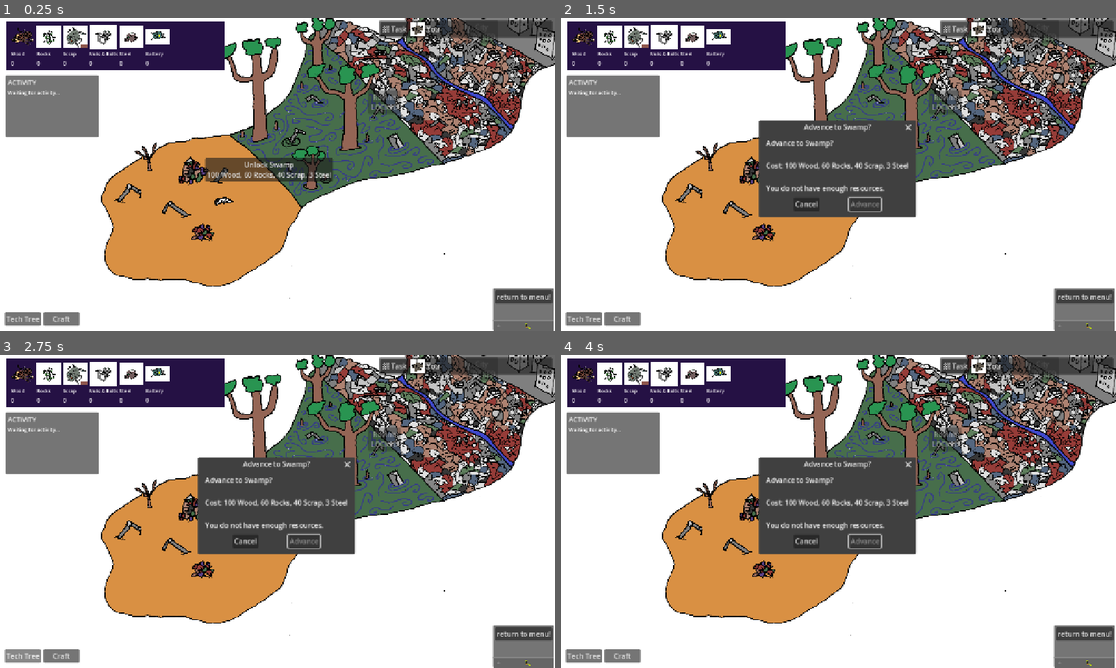
Above: before the commit, frames 1-4 (two rows, left to right).
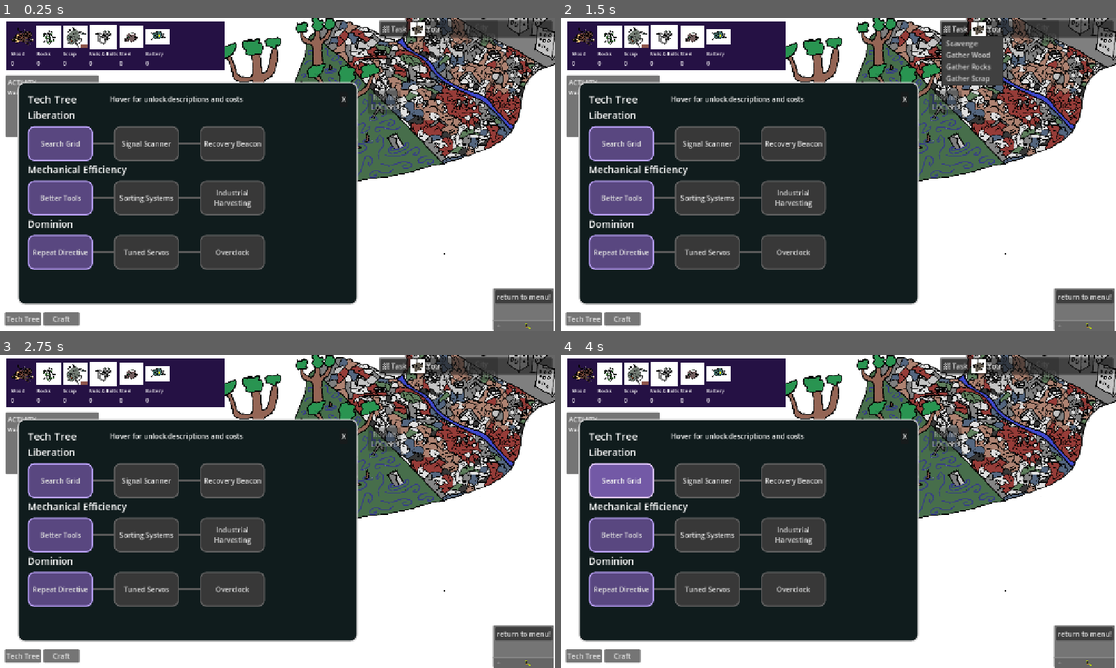
Above: after the commit, the same moments.

Repository: ChrstphrHll/brackeys2026.2
Game: Godot game, scene res://game.tscn
The game is run twice, just before and just after one commit, with the same random seed, the same clock (stepped at 60 frames per second) and the same inputs. The engine's default icon, where the game draws it, is replaced by a stand-in: a white triangle on a blue panel in a dark square.
Inputs (mouse positions are in pixels of both pictures, inside the frame that each line leads up to):
- Up to frame 1 (0.25 s): no input
- Up to frame 2 (1.5 s): click "Unlock Swamp 100 Wood, 60 Roc…" at 0.5 s; click "Task" at 1.25 s
- Up to frame 3 (2.75 s): click "Tech Tree" at 2 s
- Up to frame 4 (4 s): click "Craft" at 2.75 s; click (622, 480) at 3.5 s, where only the run after the commit has a clickable "Search Grid"

The runs differ from the first frame. In frame 1, 43% of the frame differs, in the area x 3-65%, y 20-92%; in frame 2, 43%, in the area x 3-80%, y 1-92%; in frame 3, 42%; in frame 4, 42%.

Commit message:
tool tip and selection

Diff:
--- a/ui/crafting_recipe.gd
+++ b/ui/crafting_recipe.gd
@@ -30,12 +30,11 @@
 		costs.add_child(instantiated_cost_helper)
 
 
-
 func _on_toggled(toggled_on):
 	if toggled_on:
+		print("its on now so were selectin", resource)
 		Events.select_recipe(resource)
-	else:
-		Events.select_recipe(null)
+	# TODO this needs to properly unselect but not urgent
 
 
 func _on_recipe_selected(resourceOrNull):
--- a/ui/crafting_recipe.tscn
+++ b/ui/crafting_recipe.tscn
@@ -3,9 +3,21 @@
 [ext_resource type="Script" uid="uid://cdsm27jtbrnin" path="res://ui/crafting_recipe.gd" id="1_0l2m5"]
 [ext_resource type="Texture2D" uid="uid://b58r61ks3ekh5" path="res://icon.svg" id="2_rlpvi"]
 
+[sub_resource type="StyleBoxFlat" id="StyleBoxFlat_rlpvi"]
+bg_color = Color(0.73864955, 0.5545487, 0.44607365, 1)
+
+[sub_resource type="StyleBoxFlat" id="StyleBoxFlat_2fidx"]
+bg_color = Color(0.81960785, 0.5529412, 0.44705883, 1)
+skew = Vector2(0.22, 0)
+border_width_left = 20
+border_color = Color(0.8509804, 0.45882353, 0.2509804, 1)
+
+[sub_resource type="StyleBoxFlat" id="StyleBoxFlat_8ollh"]
+bg_color = Color(0.8045867, 0.51798475, 0.3879766, 1)
+
 [node name="CraftingRecipe" type="Button" unique_id=2138880391]
 custom_minimum_size = Vector2(200, 80)
-custom_maximum_size = Vector2(200, 80)
+custom_maximum_size = Vector2(230, 80)
 propagate_maximum_size = true
 clip_contents = true
 anchors_preset = 15
@@ -19,6 +31,9 @@
 grow_vertical = 2
 size_flags_horizontal = 3
 size_flags_vertical = 3
+theme_override_styles/normal = SubResource("StyleBoxFlat_rlpvi")
+theme_override_styles/pressed = SubResource("StyleBoxFlat_2fidx")
+theme_override_styles/hover = SubResource("StyleBoxFlat_8ollh")
 toggle_mode = true
 script = ExtResource("1_0l2m5")
 resource = "battery"
--- a/ui/tech_tree_menu.tscn
+++ b/ui/tech_tree_menu.tscn
@@ -14,7 +14,6 @@
 corner_radius_bottom_left = 16
 
 [node name="TechTreeMenu" type="Control" unique_id=821310349]
-visible = false
 layout_mode = 3
 anchors_preset = 15
 anchor_right = 1.0
@@ -66,7 +65,23 @@
 theme_override_font_sizes/font_size = 24
 text = "Tech Tree"
 
+[node name="Spacer2" type="Control" parent="OuterMargin/Panel/InnerMargin/VBox/Header" unique_id=1548251140]
+layout_mode = 2
+size_flags_horizontal = 3
+
+[node name="Label" type="Label" parent="OuterMargin/Panel/InnerMargin/VBox/Header" unique_id=229822688]
+layout_mode = 2
+text = "Hover for unlock descriptions and costs"
+
 [node name="Spacer" type="Control" parent="OuterMargin/Panel/InnerMargin/VBox/Header" unique_id=1232863280]
+layout_mode = 2
+size_flags_horizontal = 3
+
+[node name="Spacer3" type="Control" parent="OuterMargin/Panel/InnerMargin/VBox/Header" unique_id=433500809]
+layout_mode = 2
+size_flags_horizontal = 3
+
+[node name="Spacer4" type="Control" parent="OuterMargin/Panel/InnerMargin/VBox/Header" unique_id=563687751]
 layout_mode = 2
 size_flags_horizontal = 3
 
